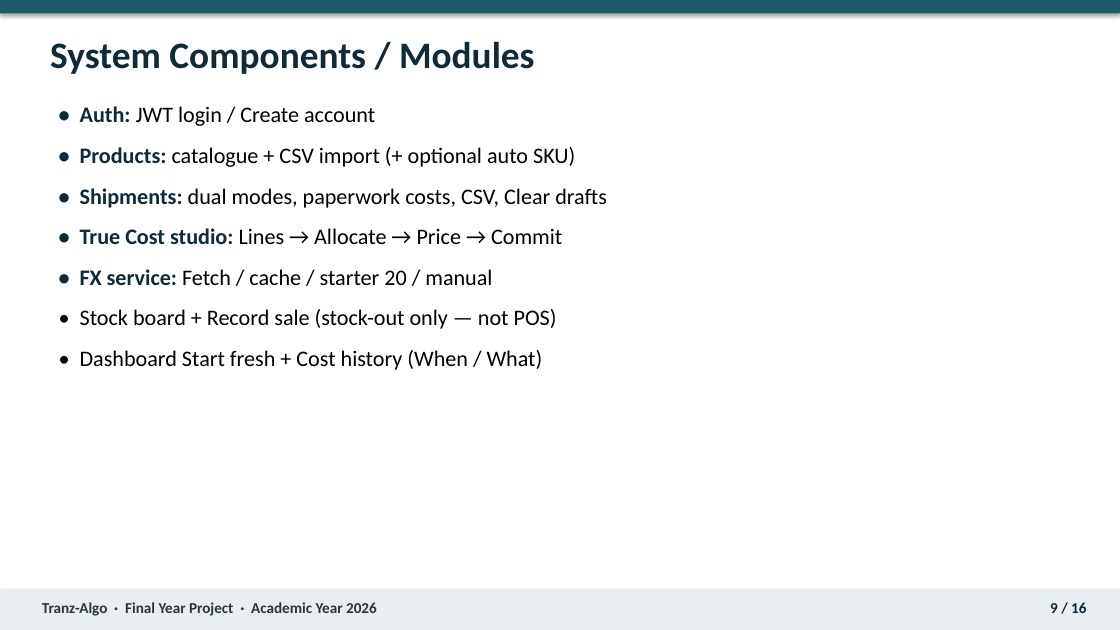
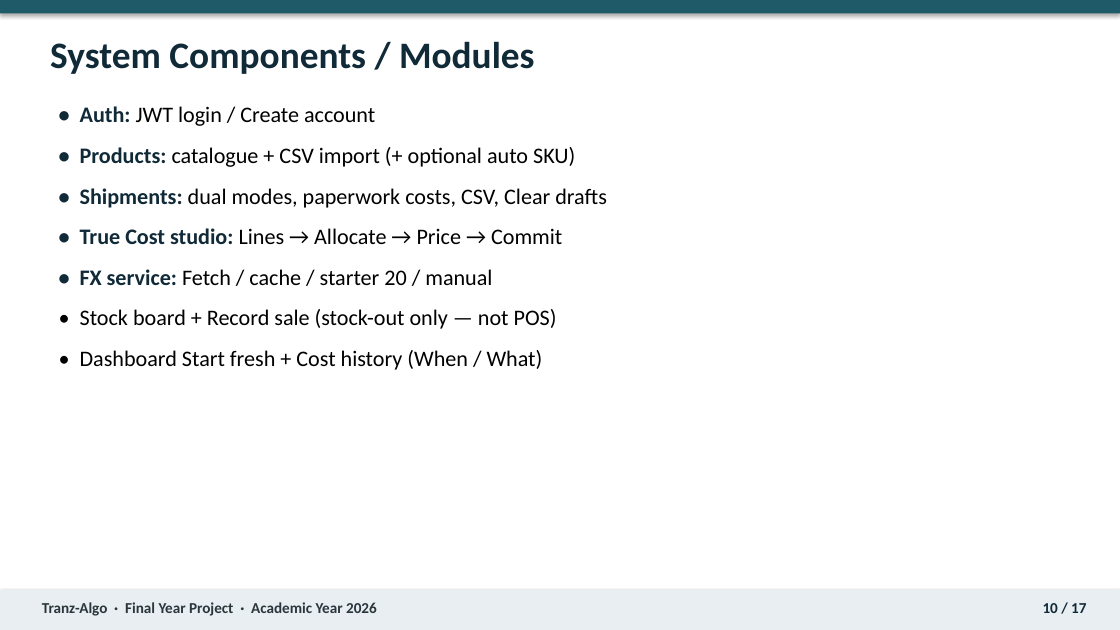
Before and after one commit to Nixon-Shibuchi/Tranz-Algo, a slide deck: slide 10 of docs/report/Tranz-Algo_Final_Year_Project_Presentation_2026.pptx (slide 9 before the commit). Drawn at 1120x630 pixels with LibreOffice and Linux fonts; fonts in the diff are those of the drawing. Boxes give left, top, right and bottom in pixels: in the first picture for what was removed or moved away, otherwise in the second. Text is boxed around its words. In the diff, an @@ line names an element or a change of style, - is before the commit and + after.

```diff
--- a/docs/report/Tranz-Algo_Final_Year_Project_Presentation_2026.pptx
+++ b/docs/report/Tranz-Algo_Final_Year_Project_Presentation_2026.pptx
@@ text at box(1043, 603, 1086, 613): text changed @@
-9 / 16
+10 / 17
```
Also in this commit, not shown: 13 other slides changed, 1 slide added, 39 other files.
